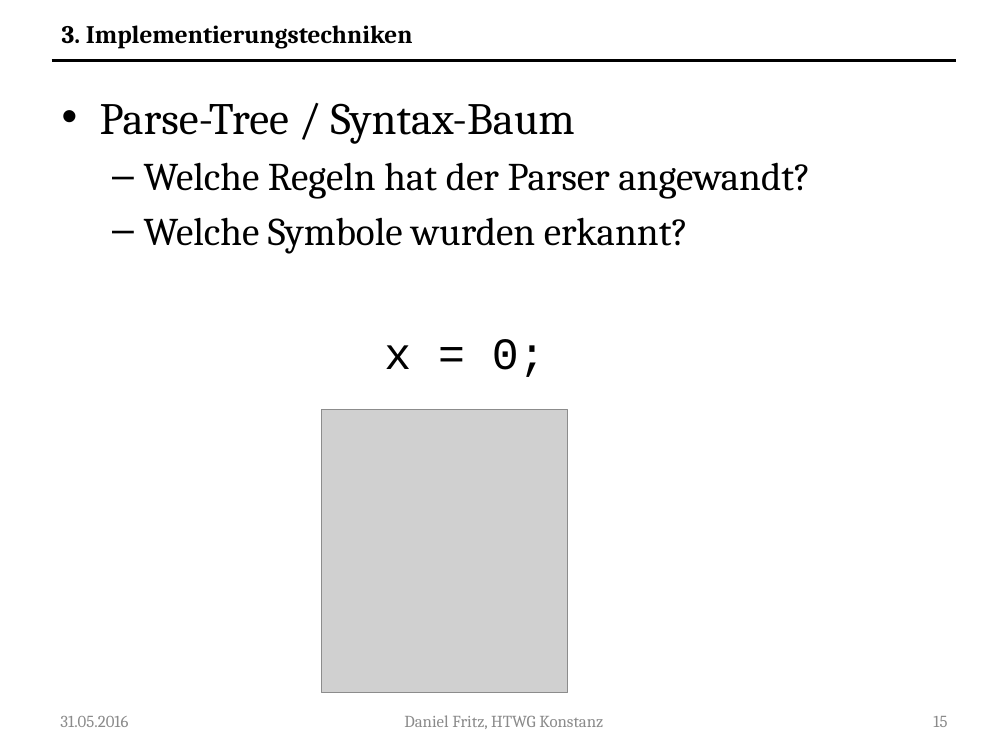
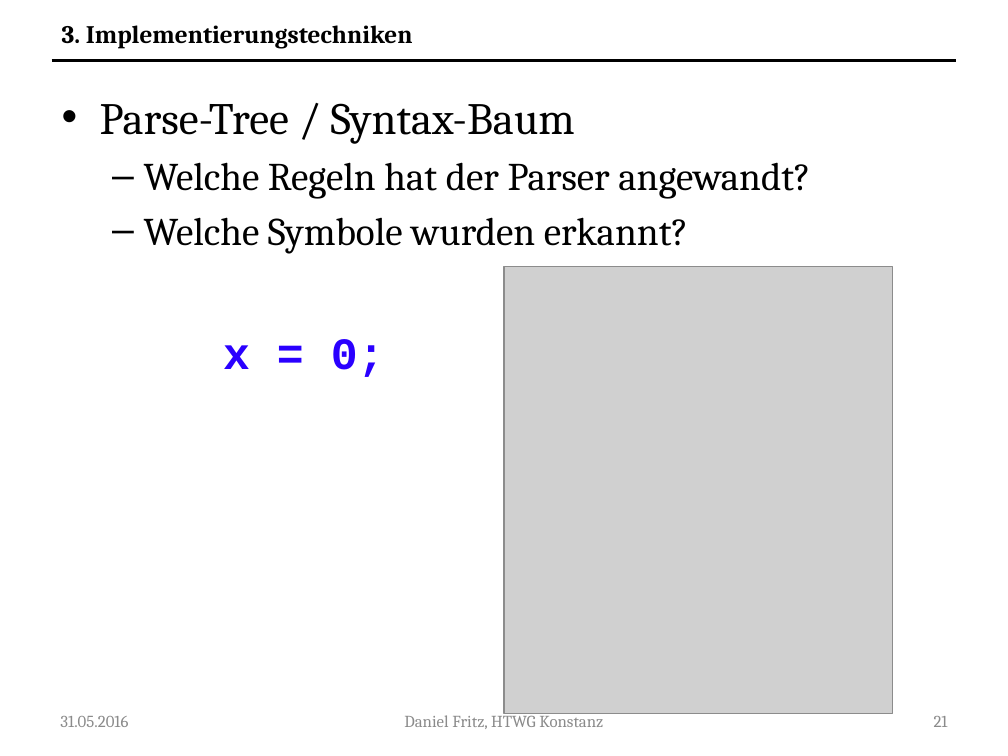
Before and after one commit to Guldenbart/MA, a slide deck: slide 21 of ppt/MA_neu.pptx (slide 15 before the commit). Drawn at 1008x756 pixels with LibreOffice and Linux fonts; fonts in the diff are those of the drawing; grey boxes stand for pictures. Boxes give left, top, right and bottom in pixels: in the first picture for what was removed or moved away, otherwise in the second. Text is boxed around its words. In the diff, an @@ line names an element or a change of style, - is before the commit and + after.

```diff
--- a/ppt/MA_neu.pptx
+++ b/ppt/MA_neu.pptx
@@ picture: place and size @@
-picture at (322,409,569,692)
+picture at (504,267,893,714)
@@ text at (223,339,385,377): text colour #000000 to #2A00FF, bold on in "x = 0;" @@
@@ page number at (934,716,948,727): text changed @@
-15
+21
```
Also in this commit, not shown: 25 other slides changed, 16 slides added, 1 other file.
